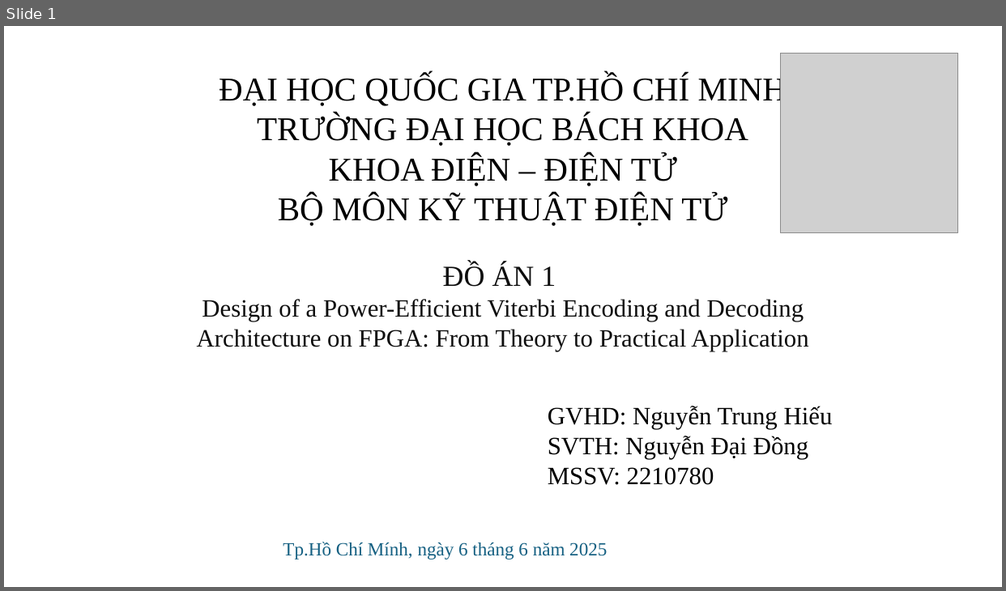
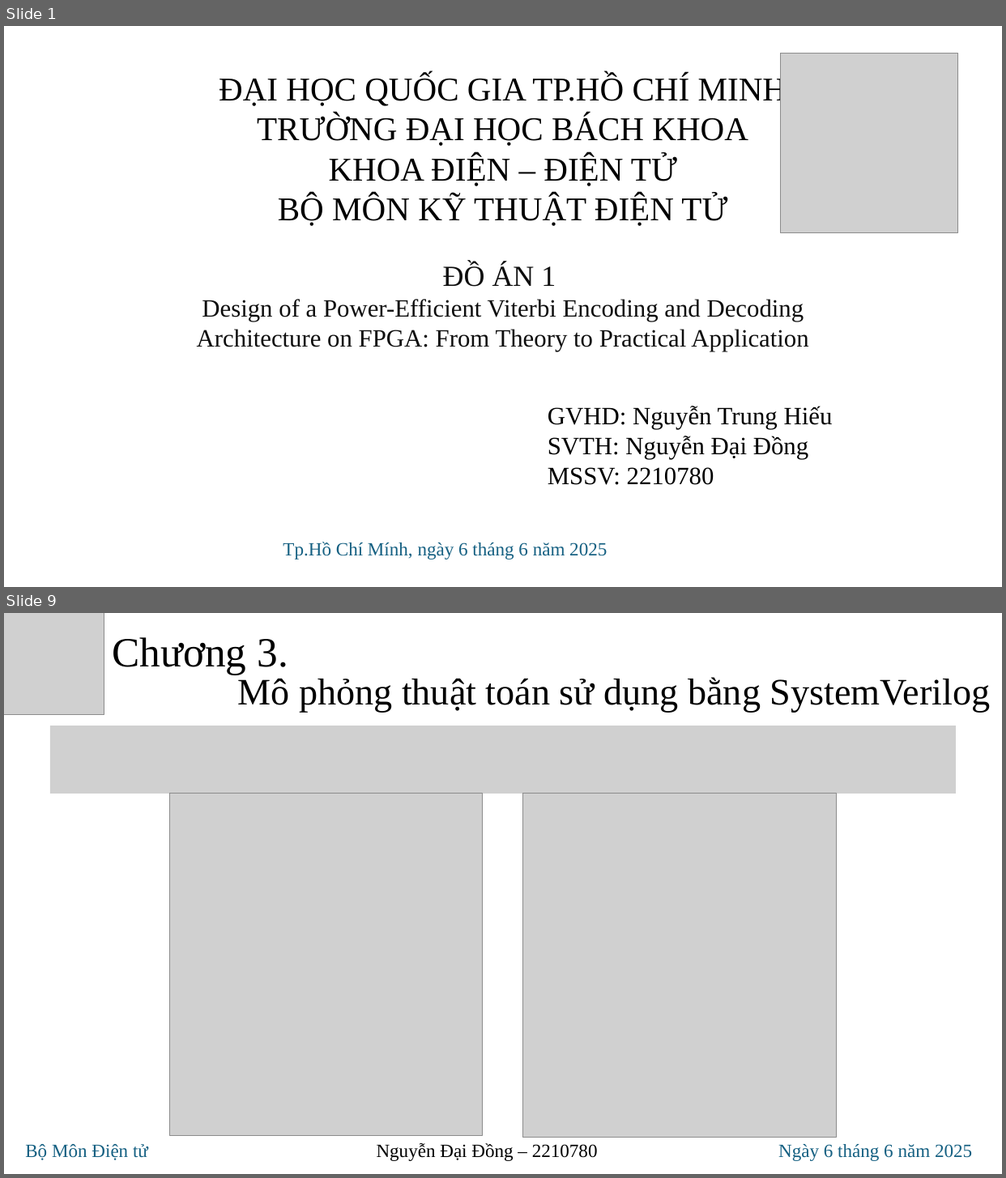
Before and after one commit to Noname-29-lnin/Viterbi_decoder, a slide deck: 20_doc/ppt/NguyenDaiDong-2210780.pptx. Shown one above the other, each under a label of ours: slide 1 before the commit, slides 1 and 9 after it; the slides between them are not shown. The pictures are 1006x591 and 1006x1178 pixels, drawn with LibreOffice and Linux fonts; fonts in the diff are those of the drawing; grey boxes stand for pictures. Boxes give left, top, right and bottom in pixels: in the first picture for what was removed or moved away, otherwise in the second. Text is boxed around its words. In the diff, an @@ line names an element or a change of style, - is before the commit and + after.

```diff
--- a/20_doc/ppt/NguyenDaiDong-2210780.pptx
+++ b/20_doc/ppt/NguyenDaiDong-2210780.pptx
@@ slide 9 added at [4, 613, 1002, 1174], background #FFFFFF @@
@@ picture added at [4, 613, 104, 715] @@
@@ text added at [113, 637, 288, 675], 40 pt, text #000000 @@
+Chương 3.
@@ text added at [237, 677, 991, 712], 36 pt, text #000000 @@
+Mô phỏng thuật toán sử dụng bằng SystemVerilog
@@ picture added at [50, 726, 957, 794] @@
@@ picture added at [170, 794, 483, 1135] @@
@@ picture added at [522, 794, 837, 1138] @@
@@ text added at [25, 1144, 972, 1161], 18 pt, text #156082 @@
+Bộ Môn Điện tử Nguyễn Đại Đồng – 2210780 Ngày 6 tháng 6 năm 2025
```
Also in this commit, not shown: 5 slides changed, 6 other slides added, 16 other files.
